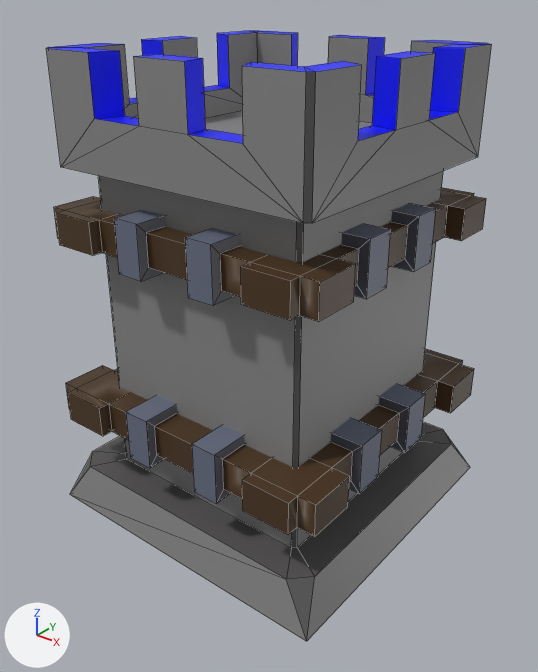
A saved change to the FBX model Assets/Models/Mark & Tema Kit/Defence Towers/Tower6.fbx.
One viewpoint serves both versions: a 50 mm camera at (9.23, -11.68, 11.2) aimed at (0.14, -0.31, 4.15). The axes (+X, +Y, +Z) are drawn at lower left. The lights are the same throughout. Mesh edges are drawn as thin lines. Where no turn or scale is listed for an object, it has been applied to the vertices.

Script lines for the objects in view, before the commit:
```python
me_cylinder_003 = bpy.data.meshes.new('Cylinder.003')
me_cylinder_003.from_pydata(...)  # 500 vertices, 446 faces; spans x -3.5..3.5, y -3.39..3.6, z 0.0..10.0
me_cylinder_003.materials.append(mat_level)  # picture img_levels_texture_png
ob_tower6 = bpy.data.objects.new('Tower6', me_cylinder_003)
ob_tower6.location = (0.0, 0.0, 0.0)
```
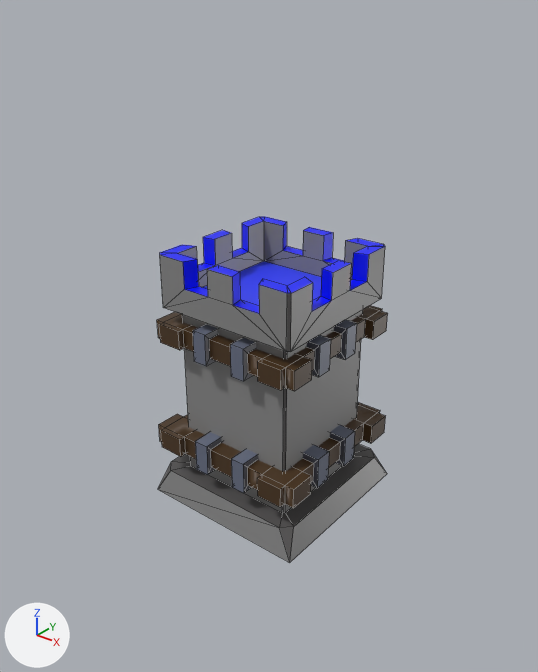
What differs and where, as boxes [x1, y1, x2, y2] in the pictures (538 x 672 px; the box of a moved part takes in the faces that stretch with it):
'Tower6', reshaped (48% narrower, 43% shorter)
    before: [46, 31, 492, 641]
    after: [157, 217, 388, 563]
part 1 of me_cylinder_003, moved or reshaped
    before: [54, 188, 486, 322]
    after: [157, 305, 388, 391]
part 2 of me_cylinder_003, moved or reshaped
    before: [66, 349, 474, 537]
    after: [159, 403, 385, 508]
part 3 of me_cylinder_003, moved or reshaped
    before: [46, 31, 492, 641]
    after: [158, 217, 387, 563]

Diff of the bpy script that builds the scene:
```diff
--- a/Assets/Models/Mark & Tema Kit/Defence Towers/Tower6.fbx.py
+++ b/Assets/Models/Mark & Tema Kit/Defence Towers/Tower6.fbx.py
@@ me_cylinder_003 @@
 # used by ob_tower6; location = (0.0, 0.0, 0.0)
-me_cylinder_003.from_pydata(...)  # 500 vertices, 446 faces; spans x -3.5..3.5, y -3.39..3.6, z 0.0..10.0
+me_cylinder_003.from_pydata(...)  # 500 vertices, 446 faces; spans x -2.0..2.0, y -1.94..2.06, z 0.0..6.0
+# me_cylinder_003 part 1: the loose piece of 192 vertices spanning x -3.28..3.24, y -3.2..3.27, z 6.12..7.21 is scaled about its middle by (0.572, 0.572, 0.662), then moved by (0.01, -0.02, -2.43)
+# me_cylinder_003 part 2: the loose piece of 192 vertices spanning x -3.45..3.42, y -3.37..3.44, z 2.05..3.18 is scaled about its middle by (0.572, 0.572, 0.662), then moved by (0.01, -0.02, -1.06)
+# me_cylinder_003 part 3: 116 of 500 vertices moved; they spanned x -3.5..3.5, y -3.39..3.6, z 0.0..10.0 and now span x -2.0..2.0, y -1.94..2.06, z 0.0..6.0; mean shift (0.0, -0.01, -3.06); largest move (3.02, -2.89, 10.0) -> (1.73, -1.65, 6.0)
 me_cylinder_003.materials.append(mat_level)
```
